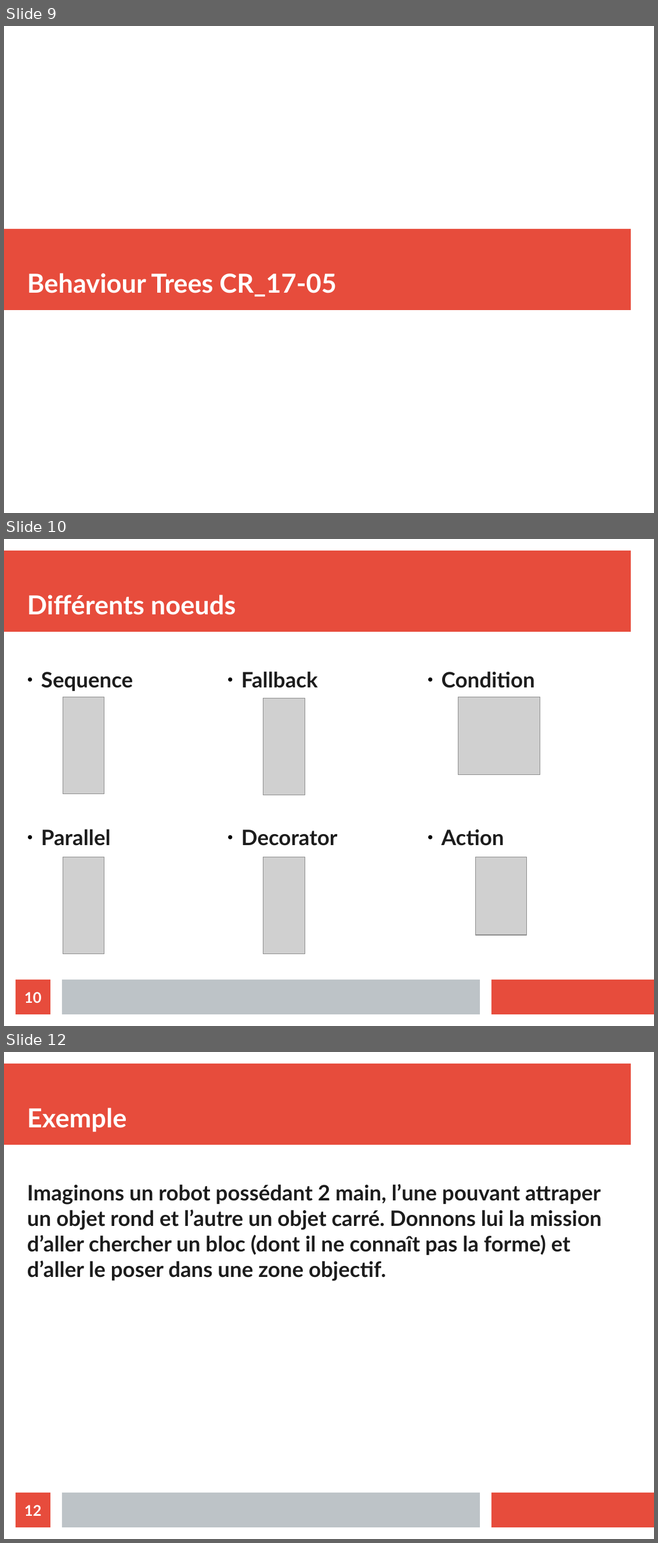
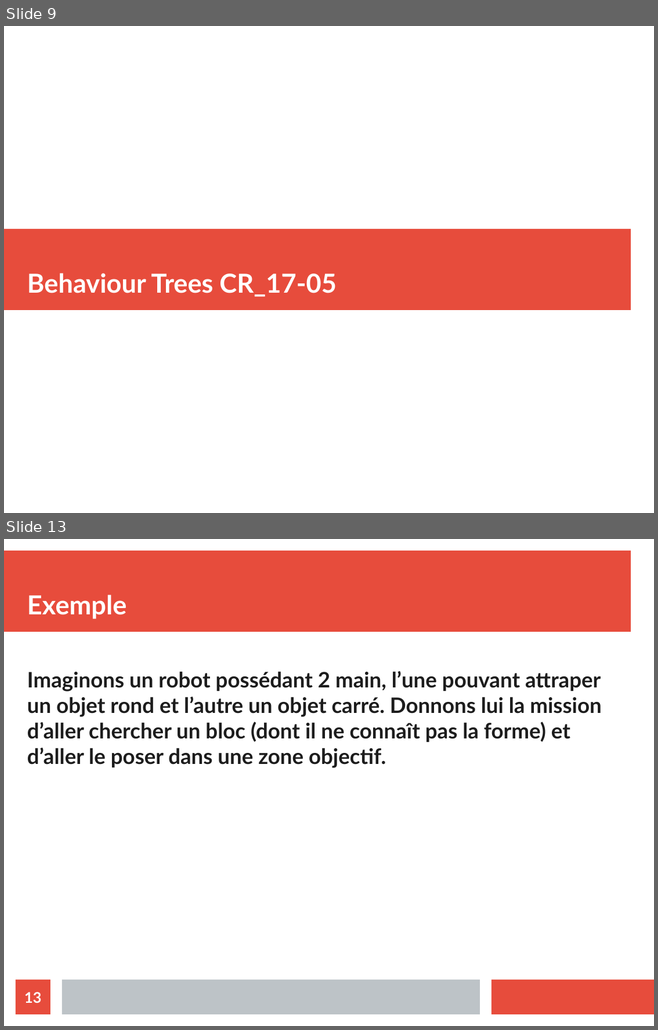
Before and after one commit to ValentinLebouvier/TAL2019, a slide deck: Comptes Rendus/CR_10-05.odp. Shown one above the other, each under a label of ours: slides 9, 10 and 12 before the commit, slides 9 and 13 after it; the slides between them are not shown. The pictures are 658x1543 and 658x1030 pixels, drawn with LibreOffice and Linux fonts; fonts in the diff are those of the drawing; grey boxes stand for pictures. Boxes give left, top, right and bottom in pixels: in the first picture for what was removed or moved away, otherwise in the second. Text is boxed around its words. In the diff, an @@ line names an element or a change of style, - is before the commit and + after.

```diff
--- a/Comptes Rendus/CR_10-05.odp
+++ b/Comptes Rendus/CR_10-05.odp
@@ slide 10 removed at (x1=4, y1=539, x2=654, y2=1026), background #FFFFFF; not listed: 3 template elements that a slide beside it also shows @@
@@ title removed at (x1=27, y1=595, x2=235, y2=615) @@
-Différents noeuds
@@ text removed at (x1=41, y1=672, x2=133, y2=691) @@
-● Sequence
@@ text removed at (x1=241, y1=671, x2=318, y2=688) @@
-● Fallback
@@ text removed at (x1=441, y1=671, x2=535, y2=688) @@
-● Condition
@@ picture removed at (x1=63, y1=697, x2=104, y2=794) @@
@@ picture removed at (x1=263, y1=698, x2=304, y2=795) @@
@@ picture removed at (x1=458, y1=697, x2=540, y2=775) @@
@@ text removed at (x1=41, y1=829, x2=111, y2=846) @@
-● Parallel
@@ text removed at (x1=241, y1=830, x2=338, y2=846) @@
-● Decorator
@@ text removed at (x1=441, y1=829, x2=504, y2=846) @@
-● Action
@@ picture removed at (x1=63, y1=857, x2=104, y2=954) @@
@@ picture removed at (x1=263, y1=857, x2=304, y2=954) @@
@@ picture removed at (x1=476, y1=857, x2=526, y2=935) @@
@@ page number removed at (x1=16, y1=980, x2=50, y2=1015) @@
-10
@@ what was slide 12 is now slide 13 @@
@@ page number at (x1=24, y1=992, x2=41, y2=1003): text changed @@
-12
+13
```
Also in this commit, not shown: 2 slides changed, 3 slides added, 40 other files.
